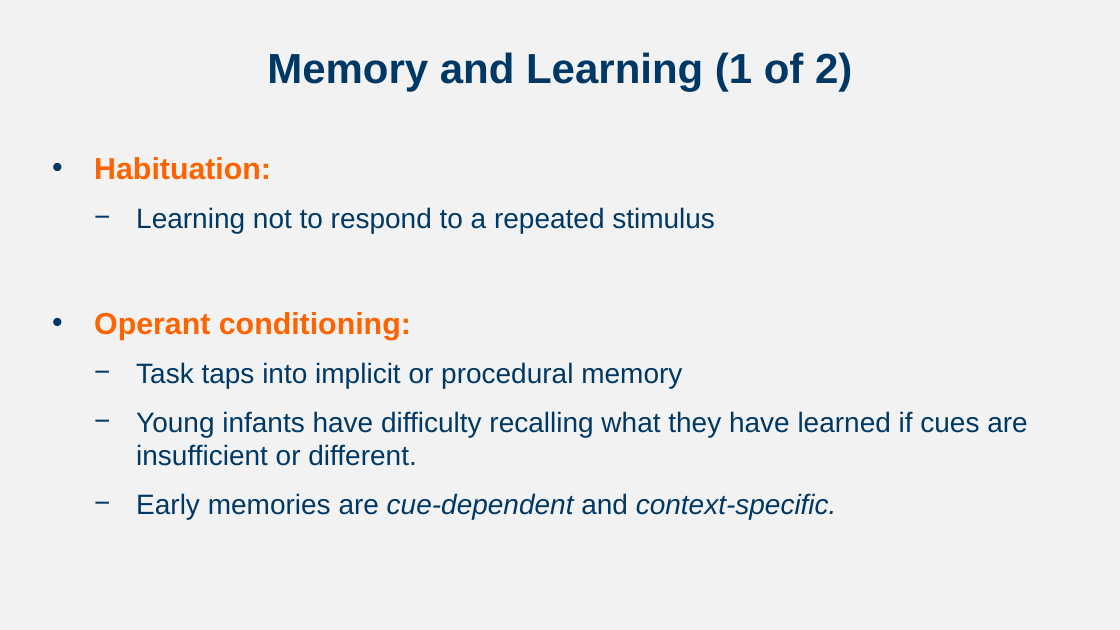
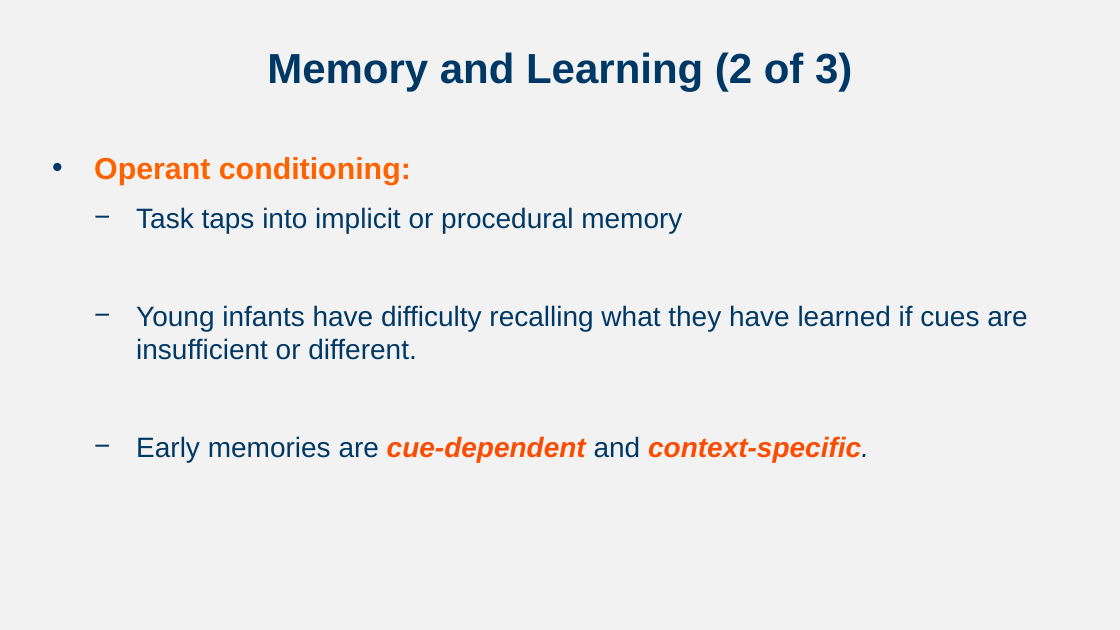
Before and after one commit to npm27/Teaching-Materials, a slide deck: slide 16 of Developmental Spring 24/Slides/Chapter 7.pptx (slide 11 before the commit). Drawn at 1120x630 pixels with LibreOffice and Linux fonts; fonts in the diff are those of the drawing. Boxes give left, top, right and bottom in pixels: in the first picture for what was removed or moved away, otherwise in the second. Text is boxed around its words. In the diff, an @@ line names an element or a change of style, - is before the commit and + after.

```diff
--- a/Developmental Spring 24/Slides/Chapter 7.pptx
+++ b/Developmental Spring 24/Slides/Chapter 7.pptx
@@ title at (x1=267, y1=52, x2=852, y2=92): text changed @@
-Memory and Learning (1 of 2)
+Memory and Learning (2 of 3)
@@ text at (x1=94, y1=157, x2=715, y2=233): paragraphs removed @@
-• Habituation:
-  − Learning not to respond to a repeated stimulus
@@ text at (x1=136, y1=436, x2=869, y2=462): text colour #003865 to #FC4C02, bold on in "cue-dependent context-specific." @@
```
Also in this commit, not shown: 20 other slides changed, 18 slides added, 16 other files.
